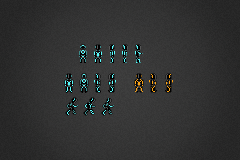
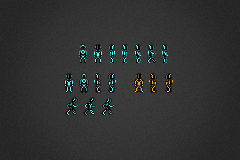
Layers edited between the first and the second 240 × 160 image:
added layer "blue right walk 2" in group "Blue 2" over [162, 44, 168, 63]
added layer "Layer 2" in group "Blue 2" over [136, 52, 141, 63]
painted on "blue walk right" over [136, 44, 156, 63]
